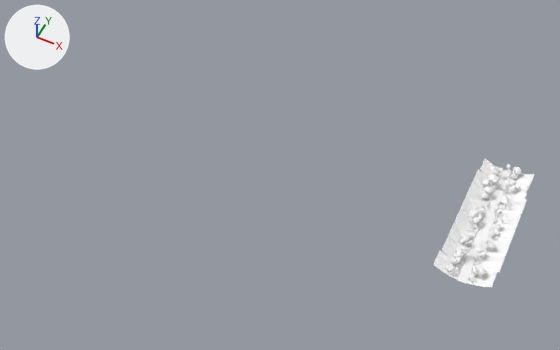
Before and after pictures for a commit that changed the FBX model Assets/AllTextures/New/Maps/ForestMap/Forest01.fbx.
One viewpoint serves both versions: a camera (50 mm lens) standing at (65.0, -1226.0, 1246.0) and looking at (-405.0, -285.0, 70.0). The axes (+X, +Y, +Z) are drawn at upper left. The lights are the same throughout. Where no turn or scale is listed for an object, it has been applied to the vertices.

The first picture shows 'Forest_Map01', 'Forest_Map02', 'Forest_Map03', 'Forest_Map04', 'Forest_Map05', 'Forest_Map06', 'Forest_Map07', 'Forest_Map08'.
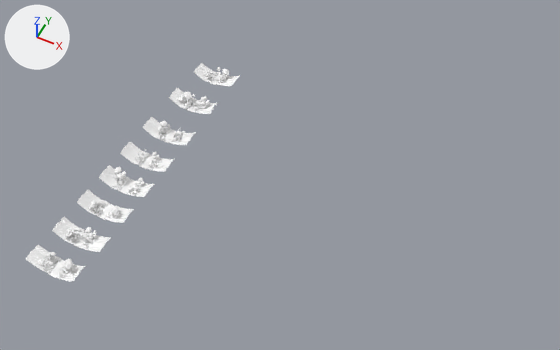
Patch to the scene script:
```diff
--- a/Assets/AllTextures/New/Maps/ForestMap/Forest01.fbx.py
+++ b/Assets/AllTextures/New/Maps/ForestMap/Forest01.fbx.py
@@ ob_forest_map07 @@
 ob_forest_map07 = bpy.data.objects.new('Forest_Map07', me_mesh_006)
-ob_forest_map07.location = (0.0, -240.0, 0.0)
+ob_forest_map07.location = (-708.0, -541.0, 0.0)
@@ ob_forest_map03 @@
 ob_forest_map03 = bpy.data.objects.new('Forest_Map03', me_mesh_002)
-ob_forest_map03.location = (0.0, -80.0, 0.0)
+ob_forest_map03.location = (-708.0, -216.0, 0.0)
@@ ob_forest_map05 @@
 ob_forest_map05 = bpy.data.objects.new('Forest_Map05', me_mesh_004)
-ob_forest_map05.location = (0.0, -160.0, 0.0)
+ob_forest_map05.location = (-708.0, -383.0, 0.0)
@@ ob_forest_map02 @@
 ob_forest_map02 = bpy.data.objects.new('Forest_Map02', me_mesh_001)
-ob_forest_map02.location = (0.0, -40.0, 0.0)
+ob_forest_map02.location = (-708.0, -106.0, 0.0)
@@ ob_forest_map04 @@
 ob_forest_map04 = bpy.data.objects.new('Forest_Map04', me_mesh_003)
-ob_forest_map04.location = (0.0, -120.0, 0.0)
+ob_forest_map04.location = (-708.0, -304.0, 0.0)
@@ ob_forest_map06 @@
 ob_forest_map06 = bpy.data.objects.new('Forest_Map06', me_mesh_005)
-ob_forest_map06.location = (0.0, -200.0, 0.0)
+ob_forest_map06.location = (-708.0, -459.0, 0.0)
@@ ob_forest_map01 @@
 ob_forest_map01 = bpy.data.objects.new('Forest_Map01', me_mesh)
-ob_forest_map01.location = (0.0, 0.0, 0.0)
+ob_forest_map01.location = (-708.0, 0.0, 0.0)
@@ ob_forest_map08 @@
 ob_forest_map08 = bpy.data.objects.new('Forest_Map08', me_mesh_007)
-ob_forest_map08.location = (0.0, -280.0, 0.0)
+ob_forest_map08.location = (-708.0, -619.0, 0.0)
```

Pixel boxes [x1, y1, x2, y2] of what changed, in the pictures (560 x 350 px):
'Forest_Map08', moved: before [433, 251, 498, 287]; after [26, 245, 86, 281]
'Forest_Map07', moved: before [442, 236, 505, 272]; after [52, 217, 111, 252]
'Forest_Map05', moved: before [455, 208, 516, 242]; after [99, 165, 154, 197]
'Forest_Map06', moved: before [448, 221, 511, 257]; after [77, 190, 134, 223]
'Forest_Map03', moved: before [467, 181, 527, 214]; after [143, 117, 196, 145]
'Forest_Map04', moved: before [461, 195, 521, 228]; after [120, 142, 174, 171]
'Forest_Map02', moved: before [473, 169, 529, 200]; after [169, 88, 219, 114]
'Forest_Map01', moved: before [480, 158, 534, 187]; after [194, 63, 240, 86]
